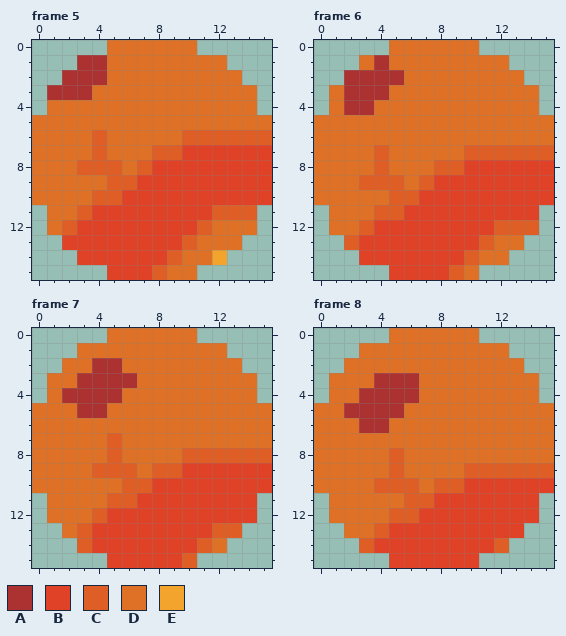
Pixel-art file: ase/magma_huge.ase. This is how it looked before the edit.
16x16 pixels, 36 frames. Shown: frame 5, frame 6, frame 7, frame 8. The commit also changed other frames, which this record leaves out.
Palette (. is transparent): A #ac3232  B #df4226  C #df5e26  D #df7126  E #f2a42d
Pixels before, frame 5, first column x 0:
 0 .....DDDDDD.....
 1 ...AADDDDDDDD...
 2 ..AAADDDDDDDDD..
 3 .AAADDDDDDDDDDD.
 4 .DDDDDDDDDDDDDD.
 5 DDDDDDDDDDDDDDDD
 6 DDDDCDDDDDCCCCCC
 7 DDDDCDDDCCBBBBBB
 8 DDDCCCDCBBBBBBBB
 9 DDDDDCCBBBBBBBBB
10 DDDDCCBBBBBBBBBB
11 .DDCBBBBBBBBCCC.
12 .DCBBBBBBBBCDDD.
13 ..BBBBBBBBCDDD..
14 ...BBBBBBCDDE...
15 .....BBBCDD.....
Pixels before, frame 6, first column x 0:
 0 .....DDDDDD.....
 1 ...DADDDDDDDD...
 2 ..AAAADDDDDDDD..
 3 .DAAADDDDDDDDDD.
 4 .DAADDDDDDDDDDD.
 5 DDDDDDDDDDDDDDDD
 6 DDDDDDDDDDDDDDDD
 7 DDDDCDDDDDCCCCCC
 8 DDDDCDDDCCBBBBBB
 9 DDDCCCDCBBBBBBBB
10 DDDDDCCBBBBBBBBB
11 .DDDCCBBBBBBBBB.
12 .DDCBBBBBBBBCCC.
13 ..CBBBBBBBBCDD..
14 ...BBBBBBBCDD...
15 .....BBBBCD.....
Pixels before, frame 7, first column x 0:
 0 .....DDDDDD.....
 1 ...DDDDDDDDDD...
 2 ..DDAADDDDDDDD..
 3 .DDAAAADDDDDDDD.
 4 .DAAAADDDDDDDDD.
 5 DDDAADDDDDDDDDDD
 6 DDDDDDDDDDDDDDDD
 7 DDDDDCDDDDDDDDDD
 8 DDDDDCDDDDCCCCCC
 9 DDDDCCCDCCBBBBBB
10 DDDDDDCCBBBBBBBB
11 .DDDDCCBBBBBBBB.
12 .DDDCBBBBBBBBBB.
13 ..DCBBBBBBBBCC..
14 ...CBBBBBBBCD...
15 .....BBBBBC.....
Pixels before, frame 8, first column x 0:
 0 .....DDDDDD.....
 1 ...DDDDDDDDDD...
 2 ..DDDDDDDDDDDD..
 3 .DDDAAADDDDDDDD.
 4 .DDAAAADDDDDDDD.
 5 DDAAAADDDDDDDDDD
 6 DDDAADDDDDDDDDDD
 7 DDDDDDDDDDDDDDDD
 8 DDDDDCDDDDDDDDDD
 9 DDDDDCDDDDCCCCCC
10 DDDDCCCDCCBBBBBB
11 .DDDDDCCBBBBBBB.
12 .DDDDCCBBBBBBBB.
13 ..DDCBBBBBBBBB..
14 ...CBBBBBBBBC...
15 .....BBBBBB.....
And afterwards:
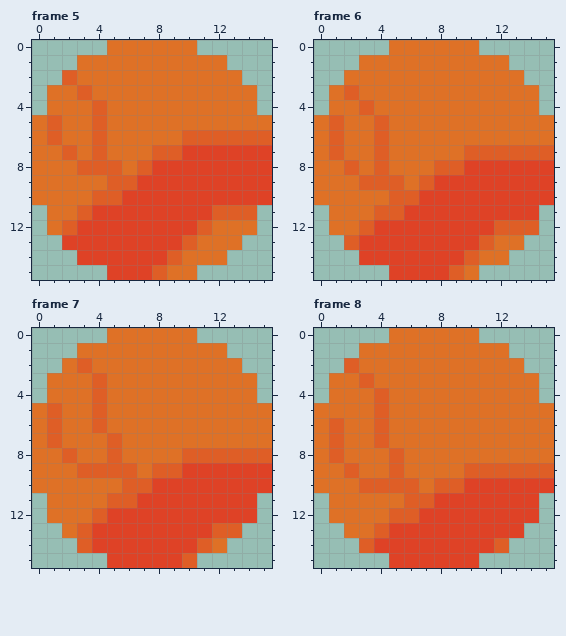
What changed:
Frame 5:
Colour C replaces colour A in row 2 at x 2; in row 3 at x 3.
Colour C replaces colour D in row 4 at x 4; in row 5 at x 1 and 4; in row 6 at x 1; in row 7 at x 2.
Colour D replaces colour A in rows 1 to 2 at x 3 to 4; in row 3 at x 1 to 2.
Colour D replaces colour E in row 14 at x 12.
Frame 6:
Colour C replaces colour A in row 3 at x 2; in row 4 at x 3.
Colour C replaces colour D in rows 5 to 6 at x 1 and 4; in row 7 at x 1; in row 8 at x 2.
Colour D replaces colour A in row 1 at x 4; in row 2 at x 2 to 5; in row 3 at x 3 to 4; in row 4 at x 2.
Frame 7:
Colour C replaces colour A in rows 3 to 5 at x 4.
Colour C replaces colour D in row 2 at x 3; in row 5 at x 1; in row 6 at x 1 and 4; in row 7 at x 1; in row 8 at x 2; in row 9 at x 3.
Colour D replaces colour A in row 2 at x 4 to 5; in row 3 at x 3 and 5 to 6; in row 4 at x 2 to 3 and 5; in row 5 at x 3.
Frame 8:
Colour C replaces colour A in rows 4 to 6 at x 4.
Colour C replaces colour D in row 2 at x 2; in row 3 at x 3; in row 6 at x 1; in row 7 at x 1 and 4; in row 8 at x 1; in row 9 at x 2.
Colour C replaces colour D in row 10 at x 3.
Colour D replaces colour A in row 3 at x 4 to 6; in row 4 at x 3 and 5 to 6; in row 5 at x 2 to 3 and 5; in row 6 at x 3.
Boxes around the changes in both pictures, in picture pixels (x1, y1, x2, y2):
changed: (47, 55, 107, 160)
changed: (212, 250, 227, 265)
changed: (329, 55, 404, 175)
changed: (47, 358, 137, 478)
changed: (329, 358, 419, 493)
